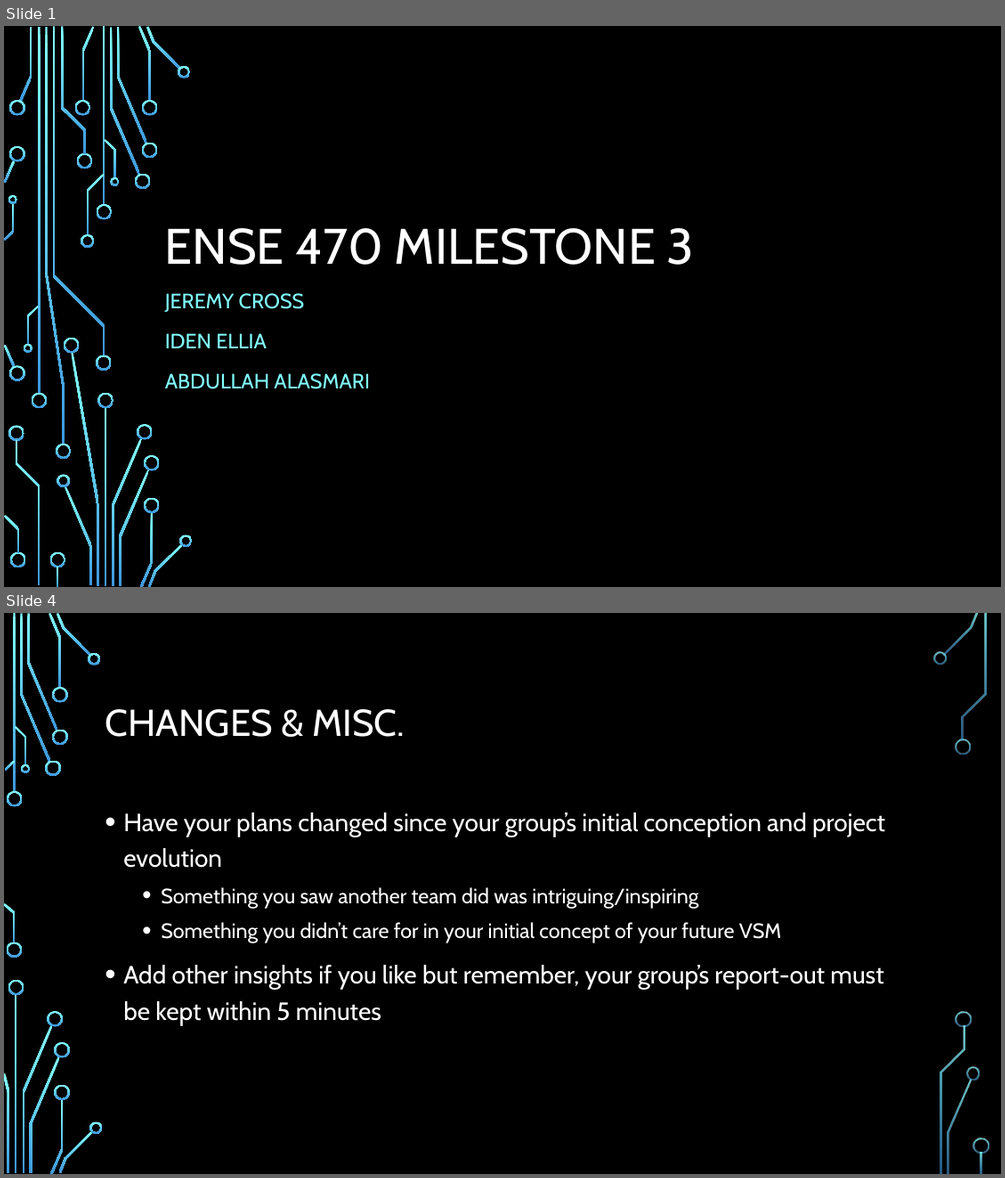
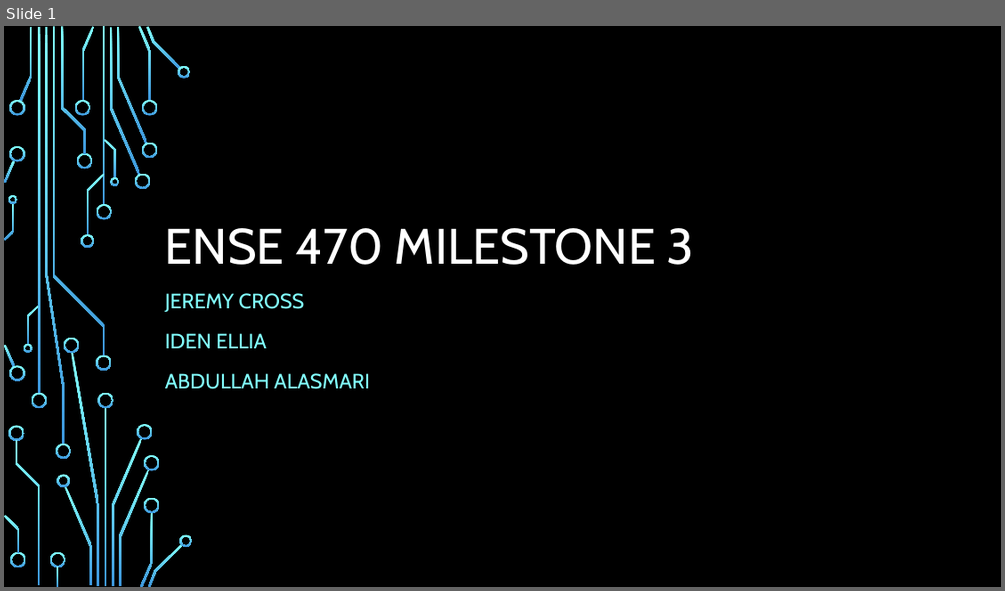
Before and after one commit to ureginastudent/PROJECT, a slide deck: Milestone 3/ENSE 470 Milestone 3.pptx. Shown one above the other, each under a label of ours: slides 1 and 4 before the commit, slide 1 after it; the slides between them are not shown. The pictures are 1005x1178 and 1005x591 pixels, drawn with LibreOffice and Linux fonts; fonts in the diff are those of the drawing; background and template pictures are left out. Boxes give left, top, right and bottom in pixels: in the first picture for what was removed or moved away, otherwise in the second. Text is boxed around its words. In the diff, an @@ line names an element or a change of style, - is before the commit and + after.

Commit message:
Update: improved the changes and misc and group reflection slides

```diff
--- a/Milestone 3/ENSE 470 Milestone 3.pptx
+++ b/Milestone 3/ENSE 470 Milestone 3.pptx
@@ slide 4 removed at [4,613,1001,1174], background picture (left out) @@
@@ title removed at [105,709,404,737] @@
-CHANGES & MISC.
@@ text removed at [123,812,885,1025] @@
-• Have your plans changed since your group’s initial conception and project evolution
-  • Something you saw another team did was intriguing/inspiring
-  • Something you didn’t care for in your initial concept of your future VSM
-• Add other insights if you like but remember, your group’s report-out must be kept within 5 minutes
@@ group removed at [4,613,989,1174]: 33 freeform shapes, 3 rectangles @@
```
Also in this commit, not shown: 2 slides changed, 2 slides added, 1 other slide removed.
